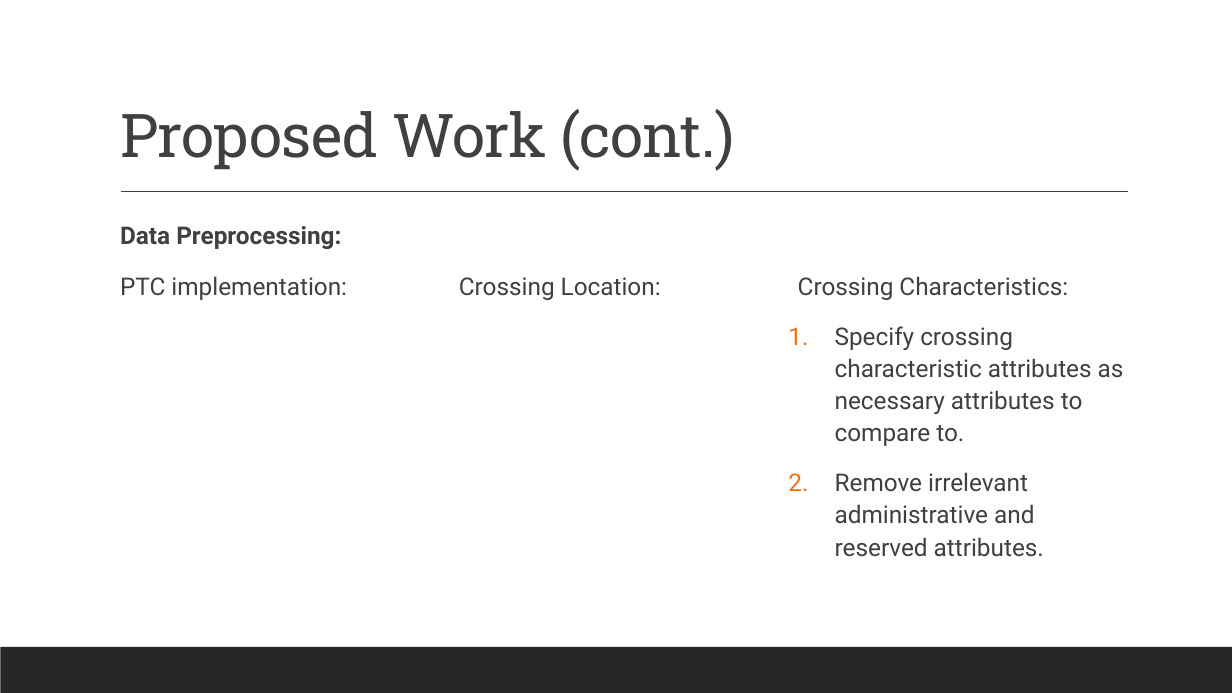
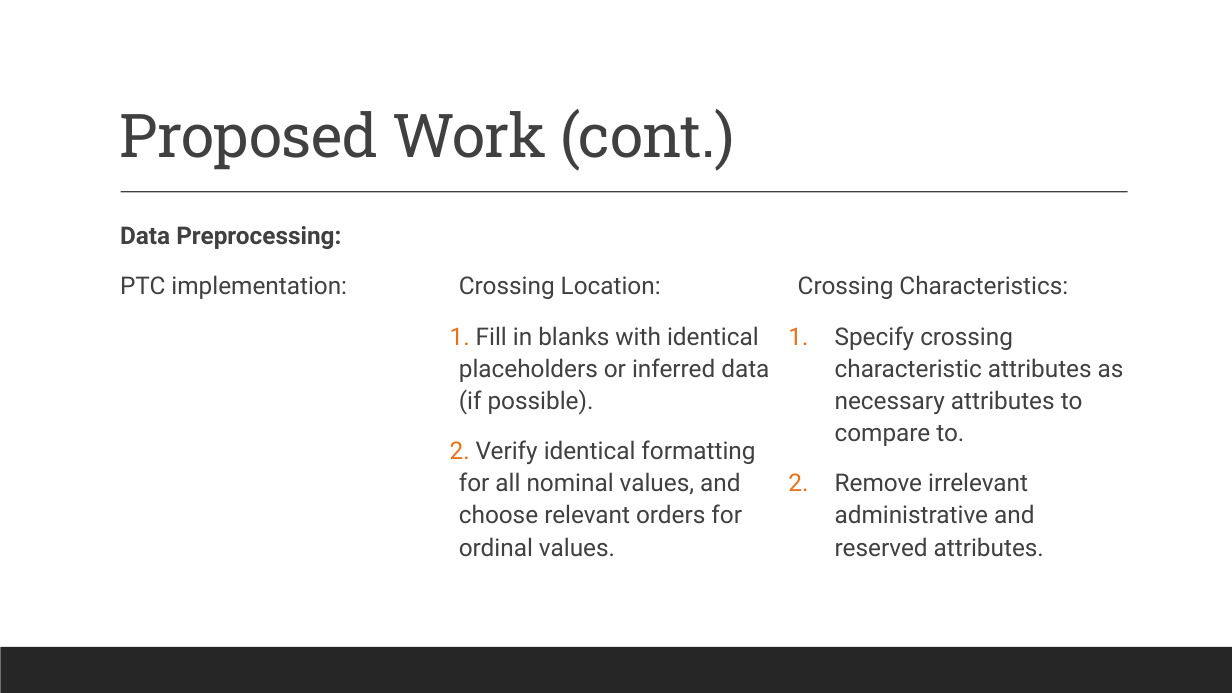
Before and after one commit to siegfrkn/csci5502-datamining-summer2022-group17, a slide deck: slide 7 of Group 17 - Part 1 Presentation - CSCI 5502.pptx. Drawn at 1232x693 pixels with LibreOffice and Linux fonts; fonts in the diff are those of the drawing. Boxes give left, top, right and bottom in pixels: in the first picture for what was removed or moved away, otherwise in the second. Text is boxed around its words. In the diff, an @@ line names an element or a change of style, - is before the commit and + after.

```diff
--- a/Group 17 - Part 1 Presentation - CSCI 5502.pptx
+++ b/Group 17 - Part 1 Presentation - CSCI 5502.pptx
@@ text at [459,326,769,557]: paragraphs added @@
+1. Fill in blanks with identical placeholders or inferred data (if possible).
+2. Verify identical formatting for all nominal values, and choose relevant orders for ordinal values.
```
Also in this commit, not shown: 7 other slides changed, 1 slide added, 1 slide removed.
